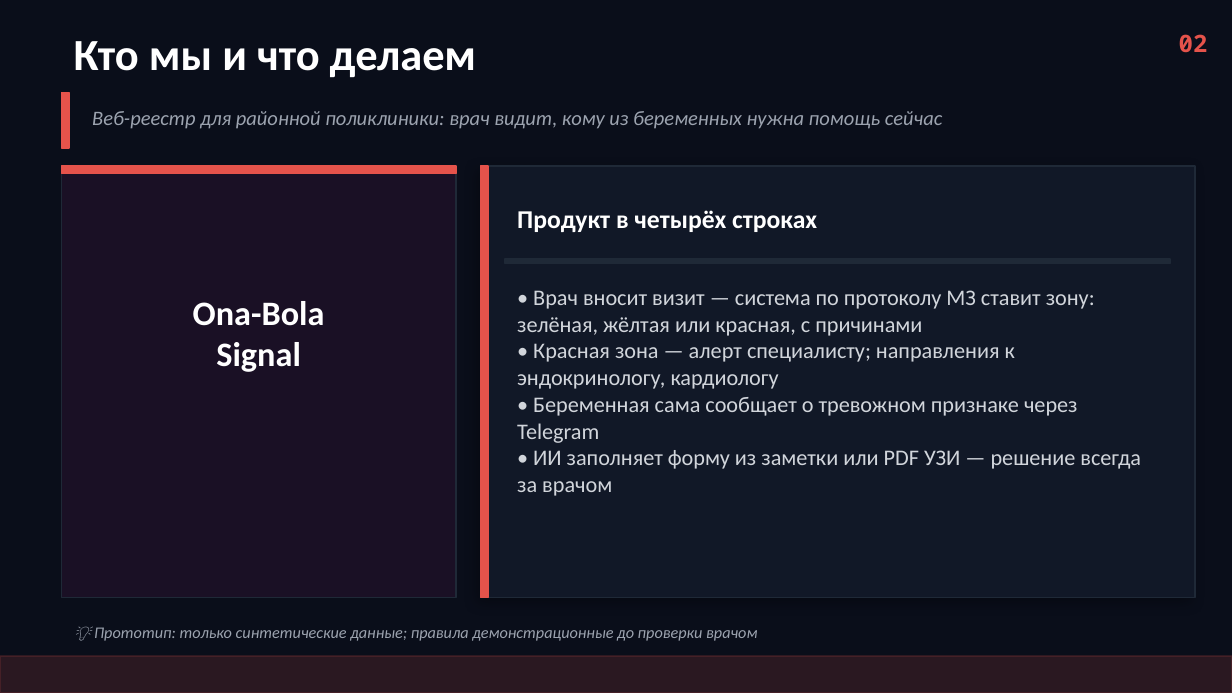
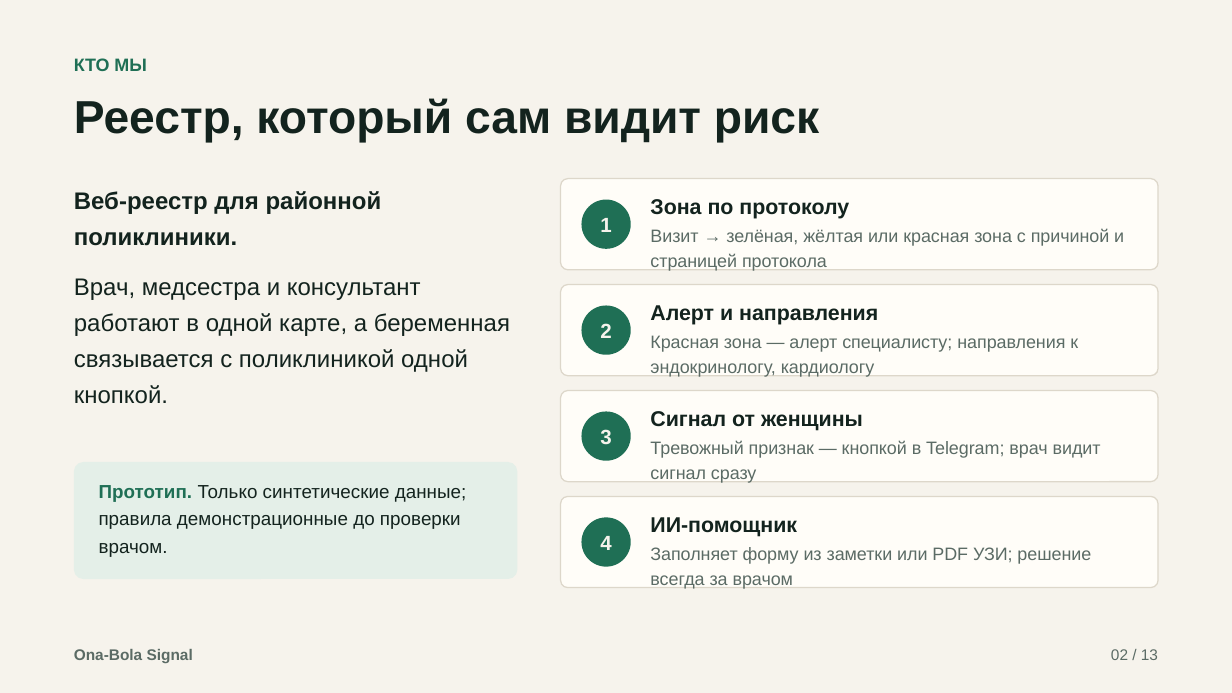
Before and after one commit to ilyaplaxov/ona-bola-signal, a slide deck: slide 2 of Ona-Bola_Signal_pitch.pptx. Drawn at 1232x693 pixels with LibreOffice and Linux fonts; fonts in the diff are those of the drawing. Boxes give left, top, right and bottom in pixels: in the first picture for what was removed or moved away, otherwise in the second. Text is boxed around its words. In the diff, an @@ line names an element or a change of style, - is before the commit and + after.

```diff
--- a/Ona-Bola_Signal_pitch.pptx
+++ b/Ona-Bola_Signal_pitch.pptx
@@ background #0A0E1A to #F6F3EC @@
@@ text at (74,58,146,71): text changed; size 26 to 10.5 pt; font Calibri to Arial; text colour #FFFFFF to #1F6F55 @@
-Кто мы и что делаем
+КТО МЫ
@@ rectangle removed at (62,92,69,148) @@
@@ text added at (74,98,819,142), 27 pt, text #13231E, bold @@
+Реестр, который сам видит риск
@@ rectangle removed at (62,166,456,598) @@
@@ rectangle removed at (62,166,456,174) @@
@@ rectangle removed at (480,166,1195,598) @@
@@ rectangle removed at (480,166,488,598) @@
@@ rounded rectangle added at (561,179,1158,270), fill #FFFDF8, outline #DDD7CA 0.75 pt @@
@@ text at (74,191,510,404): text changed; size 12 to 14 pt; font Calibri to Arial; text colour #9CA3AF to #13231E; italic off @@
-Веб-реестр для районной поликлиники: врач видит, кому из беременных нужна помощь сейчас
+Веб-реестр для районной поликлиники.
+Врач, медсестра и консультант работают в одной карте, а беременная связывается с поликлиникой одной кнопкой.
@@ ellipse added at (582,200,631,249), fill #1F6F55, 12 pt, text #F6F3EC, bold @@
+1
@@ text added at (650,199,849,219), 12.5 pt, text #13231E, bold @@
+Зона по протоколу
@@ text removed at (517,210,817,232) @@
-Продукт в четырёх строках
@@ text added at (650,229,1124,271), 10.5 pt, text #5B6B65 @@
+Визит → зелёная, жёлтая или красная зона с причиной и страницей протокола
@@ rectangle removed at (505,259,1170,264) @@
@@ rounded rectangle added at (561,285,1158,376), fill #FFFDF8, outline #DDD7CA 0.75 pt @@
@@ ellipse added at (582,306,631,355), fill #1F6F55, 12 pt, text #F6F3EC, bold @@
+2
@@ text at (650,305,878,325): text changed; size 13 to 12.5 pt; font Calibri to Arial; text colour #D1D5DB to #13231E; bold on @@
-• Врач вносит визит — система по протоколу МЗ ставит зону: зелёная, жёлтая или красная, с причинами
-• Красная зона — алерт специалисту; направления к эндокринологу, кардиологу
-• Беременная сама сообщает о тревожном признаке через Telegram
-• ИИ заполняет форму из заметки или PDF УЗИ — решение всегда за врачом
+Алерт и направления
@@ text added at (650,335,1078,377), 10.5 pt, text #5B6B65 @@
+Красная зона — алерт специалисту; направления к эндокринологу, кардиологу
@@ rounded rectangle added at (561,391,1158,482), fill #FFFDF8, outline #DDD7CA 0.75 pt @@
@@ ellipse added at (582,411,631,461), fill #1F6F55, 12 pt, text #F6F3EC, bold @@
+3
@@ text added at (650,411,863,431), 12.5 pt, text #13231E, bold @@
+Сигнал от женщины
@@ text added at (650,441,1101,483), 10.5 pt, text #5B6B65 @@
+Тревожный признак — кнопкой в Telegram; врач видит сигнал сразу
@@ rounded rectangle added at (74,462,517,579), fill #E4EFE8 @@
@@ text at (99,485,467,557): text changed; size 9.5 to 11 pt; font Calibri to Arial; text colour #9CA3AF to #13231E; italic off @@
-💡 Прототип: только синтетические данные; правила демонстрационные до проверки врачом
+Прототип. Только синтетические данные; правила демонстрационные до проверки врачом.
@@ rounded rectangle added at (561,496,1158,588), fill #FFFDF8, outline #DDD7CA 0.75 pt @@
@@ ellipse added at (582,517,631,567), fill #1F6F55, 12 pt, text #F6F3EC, bold @@
+4
@@ text added at (650,517,797,537), 12.5 pt, text #13231E, bold @@
+ИИ-помощник
@@ text added at (650,547,1091,589), 10.5 pt, text #5B6B65 @@
+Заполняет форму из заметки или PDF УЗИ; решение всегда за врачом
@@ rectangle removed at (0,657,1232,693) @@
@@ text at (74,649,193,663): text changed; size 20 to 9 pt; font Calibri to Arial; text colour #FFFFFF to #5B6B65 @@
-Ona-Bola
-Signal
+Ona-Bola Signal
@@ vertical alignment middle to top in 4 elements at (74,649,193,663), (74,191,510,404), (74,58,146,71), (1111,649,1158,660) @@
@@ text at (1111,649,1158,660): text changed; size 14 to 9 pt; font Noto Sans Mono to Arial; text colour #E5534B to #5B6B65; bold off @@
-02
+02 / 13
```
Also in this commit, not shown: 10 other slides changed, 2 slides added, 2 slides removed, 2 other files.
